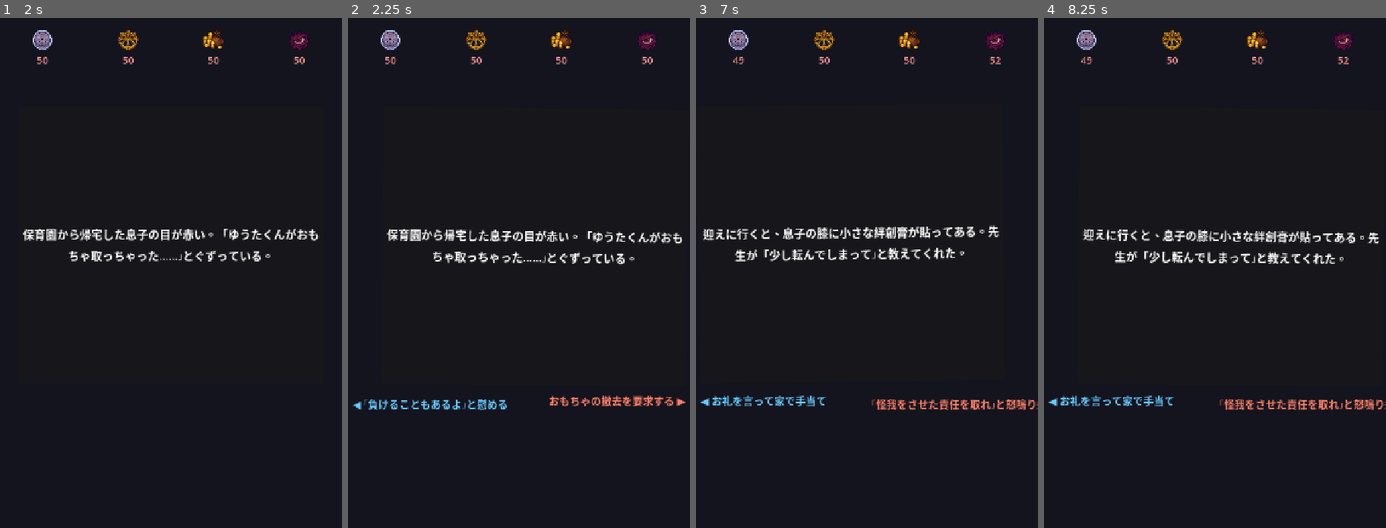
Above: before the commit, frames 1-4 (left to right).
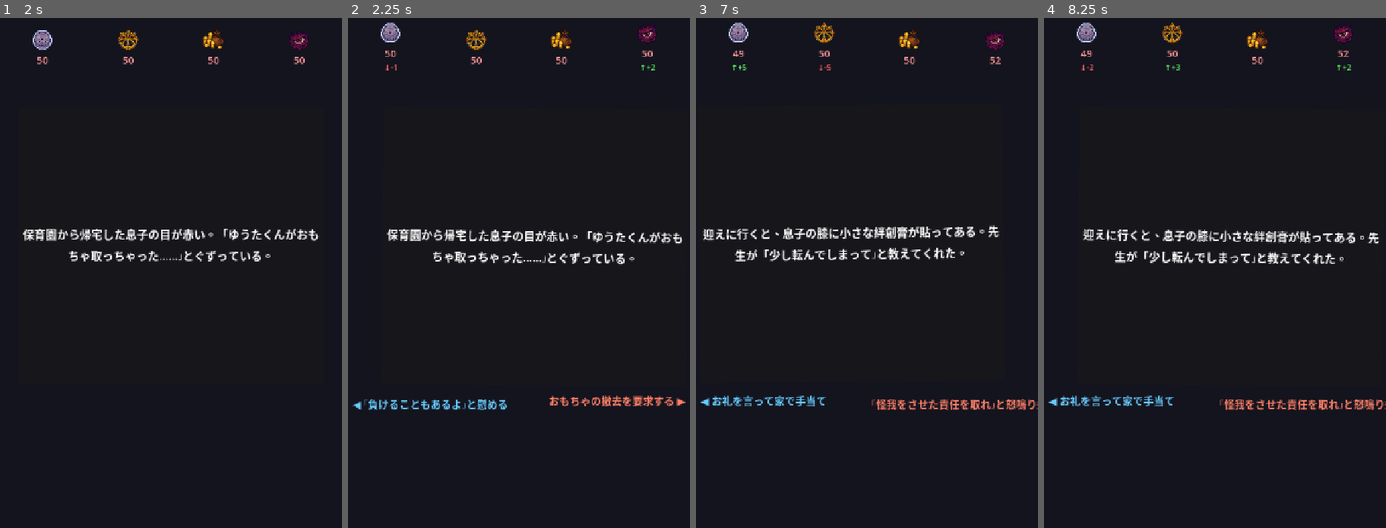
Above: after the commit, the same moments.

Repository: komatubara/boku-wa-risou-no-chichi-oya
Game: Godot game, scene res://scenes/title.tscn
Two runs of this game, one before a commit and one after it. Both use one fixed random seed, a clock stepped at 60 frames per second and the inputs below. The project has no main scene, so this scene is started directly.
Inputs (mouse positions are in pixels of both pictures, inside the frame that each line leads up to):
- Up to frame 1 (2 s): click "はじめる" at 0.5 s; tap Enter at 1.25 s; move the mouse to (246, 288) at 1.27 s; click (246, 288) at 1.42 s
- Up to frame 2 (2.25 s): tap Space at 2 s; drag from (450, 344) to (501, 436) at 2.02 s
- Up to frame 3 (7 s): move the mouse to (901, 181) at 2.77 s; click (901, 181) at 2.92 s; tap Enter at 3.5, 5 s; drag from (849, 436) to (764, 227) at 3.52 s; tap Space at 4.25, 6.5 s; move the mouse to (969, 405) at 4.27 s; click (969, 405) at 4.42 s; drag from (764, 227) to (815, 165) at 5.02 s; move the mouse to (884, 318) at 5.77 s; click (884, 318) at 5.92 s; drag from (815, 165) to (798, 344) at 6.52 s
- Up to frame 4 (8.25 s): move the mouse to (1290, 288) at 7.27 s; click (1290, 288) at 7.42 s; drag from (1146, 344) to (1197, 436) at 8.02 s

Frame 1 is identical in both runs. In frame 2, 0.6% of the frame differs, in the area x 9-90%, y 0-11%; in frame 3, 0.6%; in frame 4, 0.9%.

Commit message:
Step 7+8: スワイプ中プレビュー・フェーズ遷移演出を実装
- card_ui.gd: swipe_preview / swipe_preview_cleared シグナル追加
  ドラッグ距離20px超で方向に応じたstat_changesを通知
- param_icons.gd: show_preview() / clear_preview() 追加
  ↑+X（緑）/ ↓-X（赤）をアイコン下に表示
- game.gd: swipe_preview → param_icons.show_preview を接続
- phase_transition.gd / phase_transition.tscn: フェーズ遷移演出
  フェーズ名・息子の年齢をカード風に表示、タップで続行

Co-Authored-By: Claude Sonnet 4.6 <noreply@anthropic.com>

Diff:
--- /dev/null
+++ b/scenes/phase_transition.tscn
@@ -0,0 +1,8 @@
+[gd_scene load_steps=2 format=3 uid="uid://c9fnq2r5xt8k6"]
+
+[ext_resource type="Script" path="res://scripts/phase_transition.gd" id="1"]
+
+[node name="PhaseTransition" type="Control"]
+anchor_right = 1.0
+anchor_bottom = 1.0
+script = ExtResource("1")
--- a/scripts/card_ui.gd
+++ b/scripts/card_ui.gd
@@ -2,6 +2,8 @@
 
 signal swipe_confirmed(direction: int)  # -1=左スワイプ  +1=右スワイプ
 signal flip_done()
+signal swipe_preview(stat_changes: Dictionary)  # ドラッグ中：該当方向のstat_changesを通知
+signal swipe_preview_cleared()                   # ドラッグ中断・リセット時
 
 const SWIPE_THRESHOLD := 100.0
 const CARD_W := 640.0
@@ -76,6 +78,7 @@
 	_right_hint.visible = false
 	_is_animating = false
 	_is_dragging = false
+	swipe_preview_cleared.emit()
 
 
 func _input(event: InputEvent) -> void:
@@ -104,6 +107,13 @@
 		var offset := _get_event_pos(event).x - _drag_start.x
 		_card_panel.position.x = CARD_X + offset
 		_card_panel.rotation = offset * 0.0003  # わずかに傾ける
+		# スワイプ方向が確定したらプレビュー表示
+		if offset > 20:
+			swipe_preview.emit(_card_data["swipe_right"]["stat_changes"])
+		elif offset < -20:
+			swipe_preview.emit(_card_data["swipe_left"]["stat_changes"])
+		else:
+			swipe_preview_cleared.emit()
 
 
 func _is_press_start(event: InputEvent) -> bool:
@@ -137,6 +147,7 @@
 func _return_to_center() -> void:
 	_left_hint.visible = false
 	_right_hint.visible = false
+	swipe_preview_cleared.emit()
 	var tw := create_tween().set_trans(Tween.TRANS_ELASTIC).set_ease(Tween.EASE_OUT)
 	tw.tween_property(_card_panel, "position:x", CARD_X, 0.4)
 	tw.parallel().tween_property(_card_panel, "rotation", 0.0, 0.4)
@@ -153,6 +164,7 @@
 # カードを反転させて result_text を表示する（_is_animating は set_card まで維持）
 func flip_to_result(result_text: String) -> void:
 	_is_animating = true
+	swipe_preview_cleared.emit()
 	# カードを中央に戻す
 	_card_panel.position.x = CARD_X
 	_card_panel.rotation = 0.0
--- a/scripts/game.gd
+++ b/scripts/game.gd
@@ -36,6 +36,8 @@
 	add_child(_card_ui)
 	_card_ui.swipe_confirmed.connect(_on_swipe_confirmed)
 	_card_ui.flip_done.connect(_on_flip_done)
+	_card_ui.swipe_preview.connect(_param_icons.show_preview)
+	_card_ui.swipe_preview_cleared.connect(_param_icons.clear_preview)
 
 
 func _connect_signals() -> void:
--- a/scripts/param_icons.gd
+++ b/scripts/param_icons.gd
@@ -9,6 +9,7 @@
 }
 
 var _value_labels: Array = []
+var _preview_labels: Array = []
 
 
 func _ready() -> void:
@@ -39,8 +40,14 @@
 		lbl.add_theme_font_size_override("font_size", 20)
 		lbl.add_theme_color_override("font_color", Color.WHITE)
 		col.add_child(lbl)
+		_value_labels.append(lbl)
 
-		_value_labels.append(lbl)
+		var preview := Label.new()
+		preview.horizontal_alignment = HORIZONTAL_ALIGNMENT_CENTER
+		preview.add_theme_font_size_override("font_size", 16)
+		preview.visible = false
+		col.add_child(preview)
+		_preview_labels.append(preview)
 
 
 # パラメーター値を表示に反映する（スワイプ後・フェーズ進行時に呼ぶ）
@@ -52,6 +59,29 @@
 		_value_labels[i].add_theme_color_override("font_color", _get_danger_color(key, val))
 
 
+# スワイプ中にstat_changesをプレビュー表示する
+func show_preview(stat_changes: Dictionary) -> void:
+	for i in range(4):
+		var key := PARAM_KEYS[i]
+		var change: int = stat_changes.get(key, 0)
+		if change > 0:
+			_preview_labels[i].text = "↑+" + str(change)
+			_preview_labels[i].add_theme_color_override("font_color", Color(0.4, 1.0, 0.4))
+			_preview_labels[i].visible = true
+		elif change < 0:
+			_preview_labels[i].text = "↓" + str(change)
+			_preview_labels[i].add_theme_color_override("font_color", Color(1.0, 0.4, 0.4))
+			_preview_labels[i].visible = true
+		else:
+			_preview_labels[i].visible = false
+
+
+# プレビューを非表示にする
+func clear_preview() -> void:
+	for lbl in _preview_labels:
+		lbl.visible = false
+
+
 func _get_danger_color(key: String, val: int) -> Color:
 	var danger: float
 	match key:
--- /dev/null
+++ b/scripts/phase_transition.gd
@@ -0,0 +1,57 @@
+extends Control
+
+
+func _ready() -> void:
+	_build_ui()
+
+
+func _build_ui() -> void:
+	# 背景
+	var bg := ColorRect.new()
+	bg.color = Color(0.08, 0.08, 0.12)
+	bg.set_anchors_and_offsets_preset(Control.PRESET_FULL_RECT)
+	add_child(bg)
+
+	# カード風パネル
+	var card := Panel.new()
+	card.size = Vector2(640, 380)
+	card.position = Vector2(40, 390)
+	add_child(card)
+
+	# フェーズ名
+	var phase_lbl := Label.new()
+	phase_lbl.text = GameState.PHASES[GameState.current_phase]
+	phase_lbl.horizontal_alignment = HORIZONTAL_ALIGNMENT_CENTER
+	phase_lbl.add_theme_font_size_override("font_size", 56)
+	phase_lbl.add_theme_color_override("font_color", Color.WHITE)
+	phase_lbl.size = Vector2(580, 130)
+	phase_lbl.position = Vector2(30, 80)
+	phase_lbl.autowrap_mode = TextServer.AUTOWRAP_WORD_SMART
+	card.add_child(phase_lbl)
+
+	# 息子の年齢
+	var age_lbl := Label.new()
+	age_lbl.text = "息子 " + str(GameState.PHASE_AGES[GameState.current_phase]) + "歳"
+	age_lbl.horizontal_alignment = HORIZONTAL_ALIGNMENT_CENTER
+	age_lbl.add_theme_font_size_override("font_size", 32)
+	age_lbl.add_theme_color_override("font_color", Color(0.8, 0.8, 0.95))
+	age_lbl.size = Vector2(580, 80)
+	age_lbl.position = Vector2(30, 240)
+	card.add_child(age_lbl)
+
+	# タップ誘導
+	var hint := Label.new()
+	hint.text = "タップして続ける"
+	hint.horizontal_alignment = HORIZONTAL_ALIGNMENT_CENTER
+	hint.add_theme_font_size_override("font_size", 20)
+	hint.add_theme_color_override("font_color", Color(0.5, 0.5, 0.65))
+	hint.size = Vector2(680, 40)
+	hint.position = Vector2(20, 1200)
+	add_child(hint)
+
+
+func _input(event: InputEvent) -> void:
+	var tapped := (event is InputEventMouseButton and event.button_index == MOUSE_BUTTON_LEFT and event.pressed) \
+		or (event is InputEventScreenTouch and event.pressed)
+	if tapped:
+		get_tree().change_scene_to_file("res://scenes/game.tscn")
